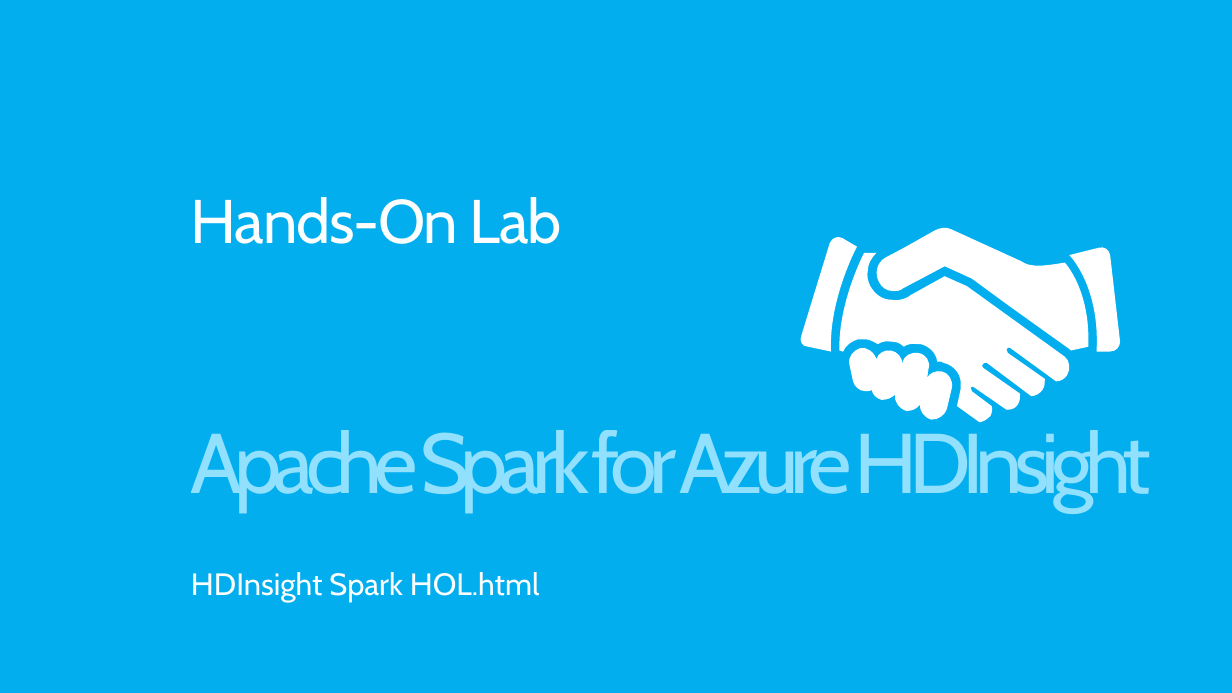
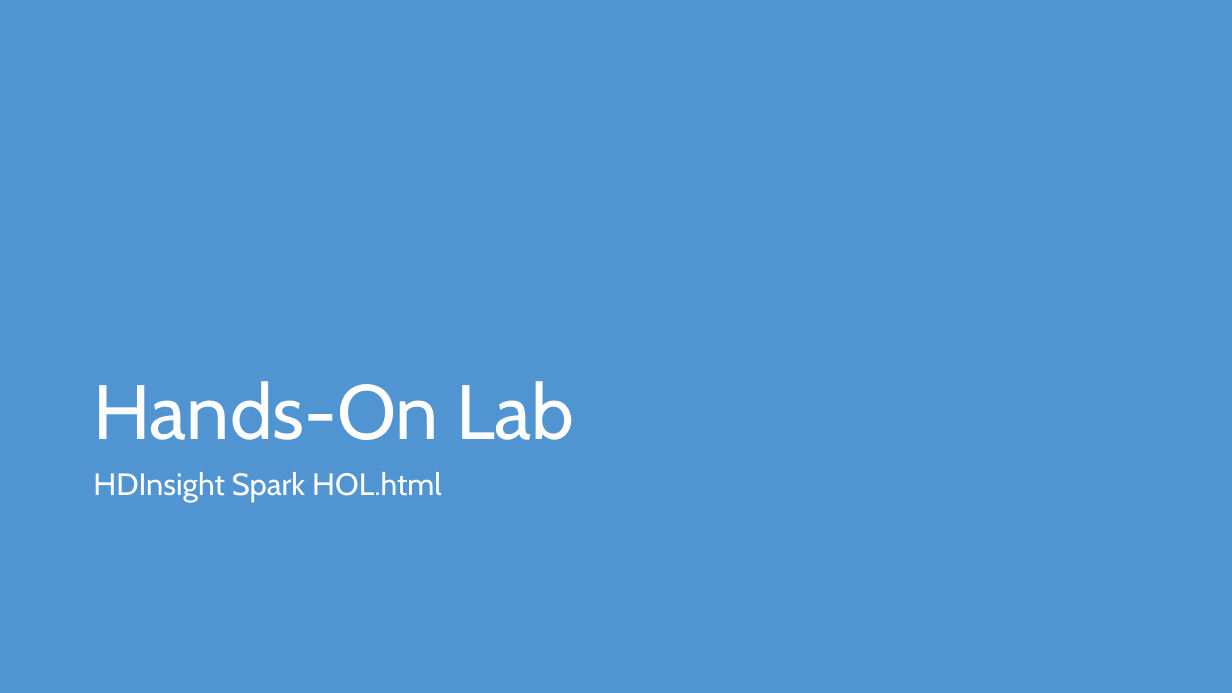
Before and after one commit to microsoft/AcademicContent, a slide deck: slide 9 of Workshop/7. HDInsight/Azure HDInsight.pptx (slide 10 before the commit). Drawn at 1232x693 pixels with LibreOffice and Linux fonts; fonts in the diff are those of the drawing. Boxes give left, top, right and bottom in pixels: in the first picture for what was removed or moved away, otherwise in the second. Text is boxed around its words. In the diff, an @@ line names an element or a change of style, - is before the commit and + after.

```diff
--- a/Workshop/7. HDInsight/Azure HDInsight.pptx
+++ b/Workshop/7. HDInsight/Azure HDInsight.pptx
@@ background #00AEEF to #5095D1 @@
@@ title "Hands-On Lab": place and size @@
-title "Hands-On Lab" at box(191, 197, 562, 244)
+title "Hands-On Lab" at box(93, 381, 574, 440)
@@ title "Hands-On Lab" at box(93, 381, 574, 440): size 48 to 60 pt, text colour #FFFFFF at 98% opacity to #FFFFFF, letter spacing -1 to 0 pt; vertical alignment middle to bottom @@
@@ group removed at box(799, 226, 1120, 422): 5 freeform shapes @@
@@ text removed at box(191, 430, 1151, 512) @@
-Apache Spark for Azure HDInsight
@@ text "HDInsight Spark HOL.html": place and size @@
-text "HDInsight Spark HOL.html" at box(191, 572, 539, 602)
+text "HDInsight Spark HOL.html" at box(93, 472, 441, 501)
@@ text "HDInsight Spark HOL.html" at box(93, 472, 441, 501): more space between paragraphs @@
```
Also in this commit, not shown: 7 other slides changed, 1 slide added, 2 slides removed.
